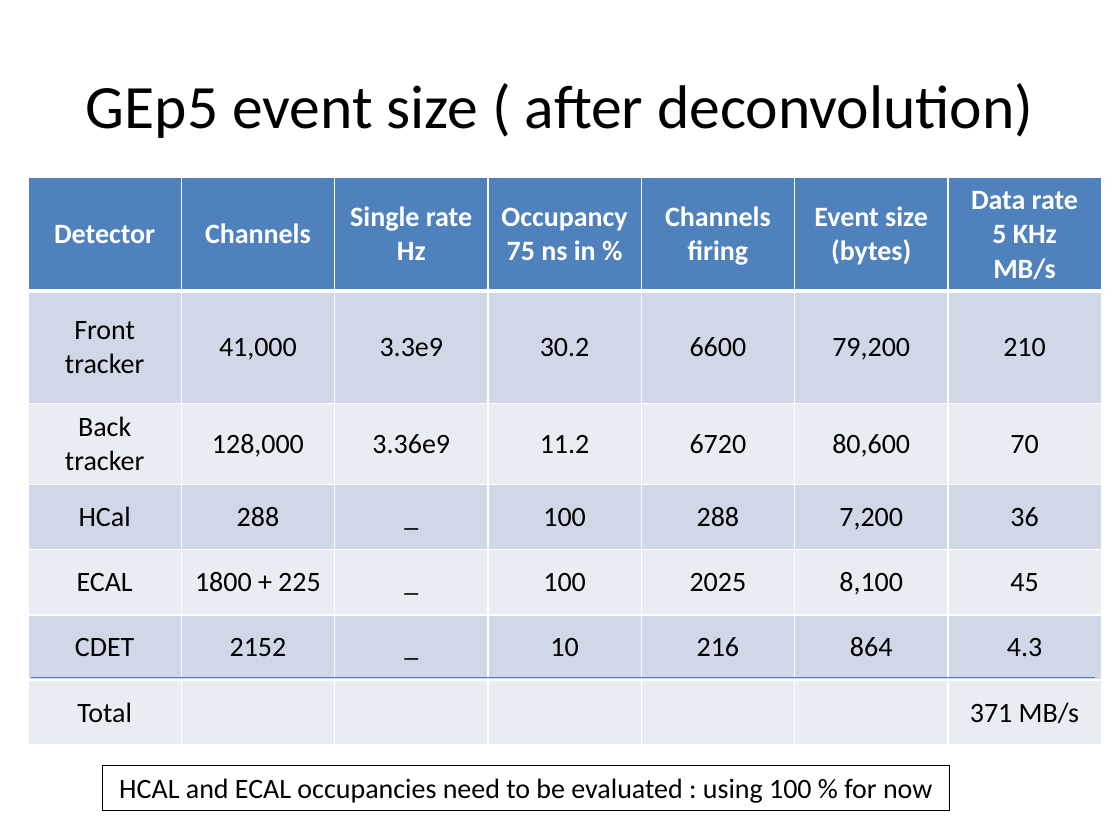
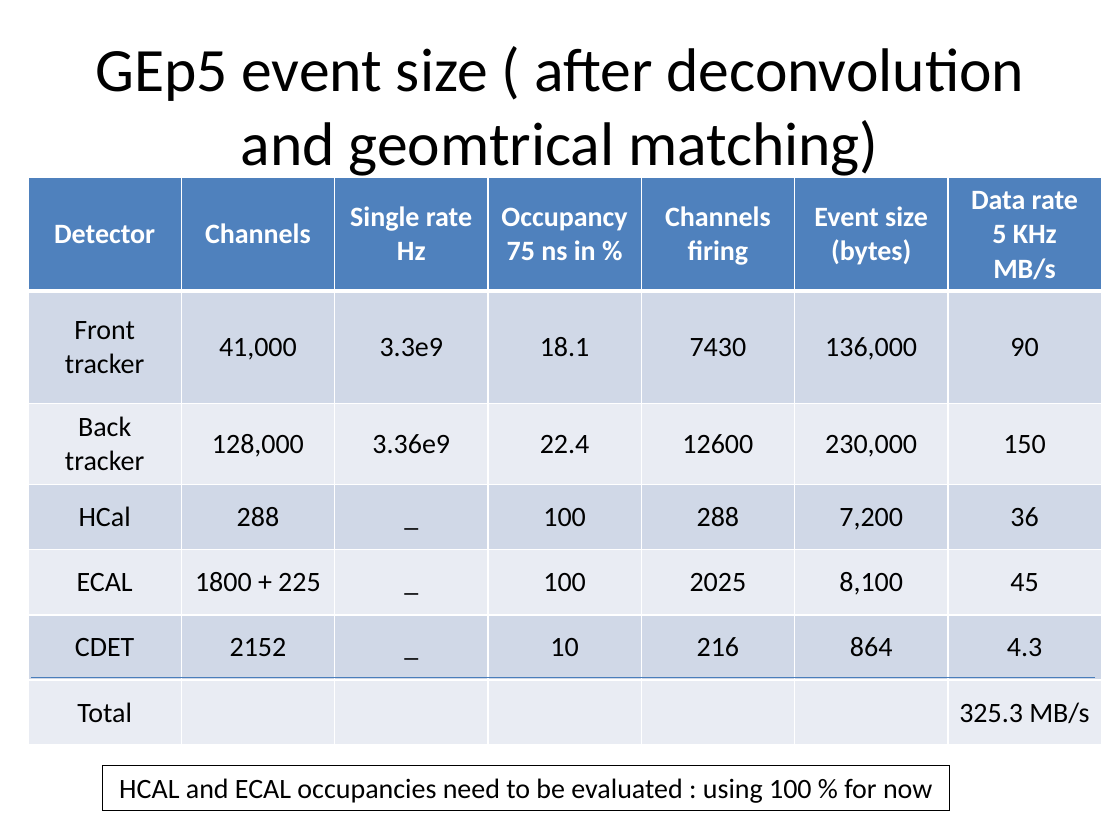
Before and after one commit to bmoffit/sbsdaq, a slide deck: slide 3 of 2015_DOE_Review/Dataflow.pptx (slide 4 before the commit). Drawn at 1120x840 pixels with LibreOffice and Linux fonts; fonts in the diff are those of the drawing. Boxes give left, top, right and bottom in pixels: in the first picture for what was removed or moved away, otherwise in the second. Text is boxed around its words. In the diff, an @@ line names an element or a change of style, - is before the commit and + after.

```diff
--- a/2015_DOE_Review/Dataflow.pptx
+++ b/2015_DOE_Review/Dataflow.pptx
@@ title at [95,48,1025,180]: text changed @@
-GEp5 event size ( after deconvolution)
+GEp5 event size ( after deconvolution and geomtrical matching)
@@ table at [28,177,1102,743] @@
-row 2: Front tracker | 41,000 | 3.3e9 | 30.2 | 6600 | 79,200 | 210
+row 2: Front tracker | 41,000 | 3.3e9 | 18.1 | 7430 | 136,000 | 90
-row 3: Back tracker | 128,000 | 3.36e9 | 11.2 | 6720 | 80,600 | 70
+row 3: Back tracker | 128,000 | 3.36e9 | 22.4 | 12600 | 230,000 | 150
-row 7, column 7: 371 MB/s
+row 7, column 7: 325.3 MB/s
```
Also in this commit, not shown: 6 other slides changed, 1 slide added, 1 slide removed, 1 other file.
